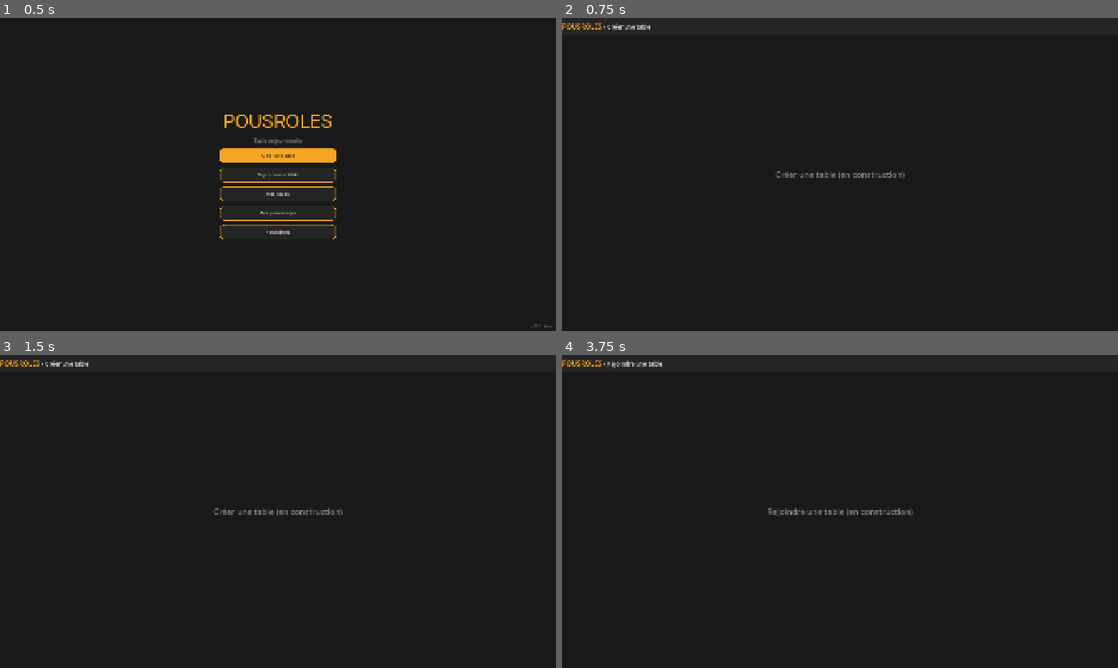
Above: before the commit, frames 1-4 (two rows, left to right).
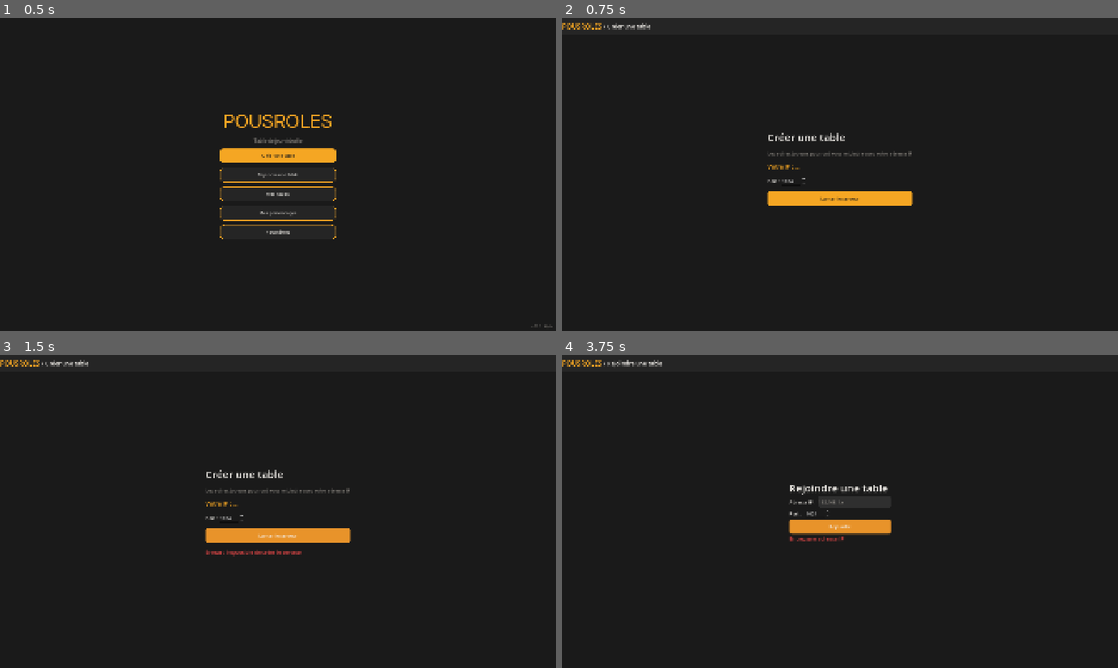
Above: after the commit, the same moments.

Repository: OznyRin/VTT
Game: Godot game, scene res://scenes/main_menu.tscn
Two runs of this game, one before a commit and one after it. Both use one fixed random seed, a clock stepped at 60 frames per second and the inputs below.
Inputs (mouse positions are in pixels of both pictures, inside the frame that each line leads up to):
- Up to frame 1 (0.5 s): no input
- Up to frame 2 (0.75 s): click "Créer une table" at 0.5 s
- Up to frame 3 (1.5 s): click (278, 536) at 1.25 s, where only the run after the commit has a clickable "Lancer le serveur"
- Up to frame 4 (3.75 s): click "POUSROLES" at 2 s; click "Rejoindre une table" at 2.75 s; click (840, 527) at 3.5 s, where only the run after the commit has a clickable "Rejoindre"

Frame 1 is identical in both runs. In frame 2, 2.0% of the frame differs, in the area x 0-64%, y 1-60%; in frame 3, 2.2%, in the area x 0-64%, y 1-65%; in frame 4, 1.7%.

Commit message:
Phase 6 - Connexion réseau serveur/client fonctionnelle

Diff:
--- a/scenes/create_table.tscn
+++ b/scenes/create_table.tscn
@@ -38,18 +38,46 @@
 layout_mode = 2
 text = "/ Créer une table"
 
-[node name="PageTitle" type="Label" parent="." unique_id=243188061]
+[node name="Content" type="VBoxContainer" parent="." unique_id=704755977]
 layout_mode = 1
 anchors_preset = 8
 anchor_left = 0.5
 anchor_top = 0.5
 anchor_right = 0.5
 anchor_bottom = 0.5
-offset_left = -128.0
-offset_top = -11.5
-offset_right = 128.0
-offset_bottom = 11.5
+offset_left = -20.0
+offset_top = -20.0
+offset_right = 20.0
+offset_bottom = 20.0
 grow_horizontal = 2
 grow_vertical = 2
-theme_override_colors/font_color = Color(0.9411765, 0.92941177, 0.9098039, 1)
-text = "Créer une table (en construction)"
+theme_override_constants/separation = 20
+
+[node name="Title" type="Label" parent="Content" unique_id=988195005]
+layout_mode = 2
+text = "Créer une table"
+
+[node name="Info" type="Label" parent="Content" unique_id=1306997684]
+layout_mode = 2
+text = "Les autres joueurs pourront vous rejoindre avec votre adresse IP"
+
+[node name="IPLabel" type="Label" parent="Content" unique_id=2142846528]
+layout_mode = 2
+text = "Votre IP : ..."
+
+[node name="PortRow" type="HBoxContainer" parent="Content" unique_id=781342629]
+layout_mode = 2
+
+[node name="PortLabel" type="Label" parent="Content/PortRow" unique_id=387167000]
+layout_mode = 2
+text = "Port :"
+
+[node name="PortSpin" type="SpinBox" parent="Content/PortRow" unique_id=811048561]
+layout_mode = 2
+
+[node name="BtnHost" type="Button" parent="Content" unique_id=563417826]
+layout_mode = 2
+text = "Lancer le serveur"
+
+[node name="Status" type="Label" parent="Content" unique_id=1590631666]
+layout_mode = 2
--- a/scenes/join_table.tscn
+++ b/scenes/join_table.tscn
@@ -38,18 +38,50 @@
 layout_mode = 2
 text = "/ Rejoindre une table"
 
-[node name="PageTitle" type="Label" parent="." unique_id=1387352706]
+[node name="Content" type="VBoxContainer" parent="." unique_id=1745388646]
 layout_mode = 1
 anchors_preset = 8
 anchor_left = 0.5
 anchor_top = 0.5
 anchor_right = 0.5
 anchor_bottom = 0.5
-offset_left = -128.0
-offset_top = -11.5
-offset_right = 128.0
-offset_bottom = 11.5
+offset_left = -20.0
+offset_top = -20.0
+offset_right = 20.0
+offset_bottom = 20.0
 grow_horizontal = 2
 grow_vertical = 2
-theme_override_colors/font_color = Color(0.9411765, 0.92941177, 0.9098039, 1)
-text = "Rejoindre une table (en construction)"
+
+[node name="Title" type="Label" parent="Content" unique_id=447360348]
+layout_mode = 2
+text = "Rejoindre une table"
+
+[node name="IPRow" type="HBoxContainer" parent="Content" unique_id=1081915218]
+layout_mode = 2
+theme_override_constants/separation = 12
+
+[node name="IPLabel" type="Label" parent="Content/IPRow" unique_id=200844572]
+layout_mode = 2
+text = "Adresse IP :"
+
+[node name="IPEdit" type="LineEdit" parent="Content/IPRow" unique_id=31241030]
+layout_mode = 2
+placeholder_text = "192.168.1.x"
+
+[node name="PortRow" type="HBoxContainer" parent="Content" unique_id=1621242854]
+layout_mode = 2
+theme_override_constants/separation = 12
+
+[node name="PortLabel" type="Label" parent="Content/PortRow" unique_id=1765206550]
+layout_mode = 2
+text = "Port :"
+
+[node name="PortSpin" type="SpinBox" parent="Content/PortRow" unique_id=435536138]
+layout_mode = 2
+
+[node name="BtnJoin" type="Button" parent="Content" unique_id=81815558]
+layout_mode = 2
+text = "Rejoindre"
+
+[node name="Status" type="Label" parent="Content" unique_id=749788772]
+layout_mode = 2
--- a/scripts/create_table.gd
+++ b/scripts/create_table.gd
@@ -1,8 +1,11 @@
 extends Control
 
 func _ready():
+	# NavBar
 	var nav_style = StyleBoxFlat.new()
 	nav_style.bg_color = Color("#252525")
+	nav_style.border_color = Color("#3A3A3A")
+	nav_style.border_width_bottom = 1
 	$NavBar.add_theme_stylebox_override("panel", nav_style)
 
 	var home_style = StyleBoxEmpty.new()
@@ -16,10 +19,65 @@
 	$NavBar/HBoxContainer/NavTitle.add_theme_color_override("font_color", Color("#F0EDE8"))
 	$NavBar/HBoxContainer/NavTitle.add_theme_font_size_override("font_size", 20)
 
-	$PageTitle.add_theme_font_size_override("font_size", 28)
-	$PageTitle.add_theme_color_override("font_color", Color("#8A8680"))
+	# Style contenu
+	$Content/Title.add_theme_font_size_override("font_size", 36)
+	$Content/Title.add_theme_color_override("font_color", Color("#F0EDE8"))
 
+	$Content/Info.add_theme_color_override("font_color", Color("#8A8680"))
+	$Content/Info.add_theme_font_size_override("font_size", 16)
+
+	$Content/IPLabel.add_theme_color_override("font_color", Color("#F5A623"))
+	$Content/IPLabel.add_theme_font_size_override("font_size", 20)
+
+	$Content/PortRow/PortLabel.add_theme_color_override("font_color", Color("#F0EDE8"))
+	$Content/PortRow/PortSpin.value = 9050
+	$Content/PortRow/PortSpin.min_value = 1024
+	$Content/PortRow/PortSpin.max_value = 65535
+
+	$Content/Status.add_theme_color_override("font_color", Color("#4CAF50"))
+	$Content/Status.add_theme_font_size_override("font_size", 18)
+
+	# Bouton
+	var btn_style = StyleBoxFlat.new()
+	btn_style.bg_color = Color("#F5A623")
+	btn_style.corner_radius_top_left = 8
+	btn_style.corner_radius_top_right = 8
+	btn_style.corner_radius_bottom_left = 8
+	btn_style.corner_radius_bottom_right = 8
+	var btn_hover = btn_style.duplicate()
+	btn_hover.bg_color = Color("#E8932A")
+	$Content/BtnHost.add_theme_stylebox_override("normal", btn_style)
+	$Content/BtnHost.add_theme_stylebox_override("hover", btn_hover)
+	$Content/BtnHost.add_theme_stylebox_override("pressed", btn_hover)
+	$Content/BtnHost.add_theme_color_override("font_color", Color("#1A1A1A"))
+	$Content/BtnHost.custom_minimum_size = Vector2(250, 50)
+
+	$Content/BtnHost.pressed.connect(_on_host_pressed)
 	$NavBar/HBoxContainer/BtnHome.pressed.connect(_on_home_pressed)
 
 func _on_home_pressed():
 	get_tree().change_scene_to_file("res://scenes/main_menu.tscn")
+
+func _on_host_pressed():
+	var port = int($Content/PortRow/PortSpin.value)
+	var peer = ENetMultiplayerPeer.new()
+	var error = peer.create_server(port)
+
+	if error != OK:
+		$Content/Status.text = "Erreur : impossible de créer le serveur"
+		$Content/Status.add_theme_color_override("font_color", Color("#D94444"))
+		return
+
+	multiplayer.multiplayer_peer = peer
+	$Content/Status.text = "Serveur lancé sur le port " + str(port) + " — En attente de joueurs..."
+	$Content/Status.add_theme_color_override("font_color", Color("#4CAF50"))
+	$Content/BtnHost.disabled = true
+
+	multiplayer.peer_connected.connect(_on_peer_connected)
+	multiplayer.peer_disconnected.connect(_on_peer_disconnected)
+
+func _on_peer_connected(id):
+	$Content/Status.text = "Joueur connecté ! (ID: " + str(id) + ")"
+
+func _on_peer_disconnected(id):
+	$Content/Status.text = "Joueur déconnecté (ID: " + str(id) + ")"
--- a/scripts/join_table.gd
+++ b/scripts/join_table.gd
@@ -1,8 +1,11 @@
 extends Control
 
 func _ready():
+	# NavBar
 	var nav_style = StyleBoxFlat.new()
 	nav_style.bg_color = Color("#252525")
+	nav_style.border_color = Color("#3A3A3A")
+	nav_style.border_width_bottom = 1
 	$NavBar.add_theme_stylebox_override("panel", nav_style)
 
 	var home_style = StyleBoxEmpty.new()
@@ -16,10 +19,82 @@
 	$NavBar/HBoxContainer/NavTitle.add_theme_color_override("font_color", Color("#F0EDE8"))
 	$NavBar/HBoxContainer/NavTitle.add_theme_font_size_override("font_size", 20)
 
-	$PageTitle.add_theme_font_size_override("font_size", 28)
-	$PageTitle.add_theme_color_override("font_color", Color("#8A8680"))
+	# Style contenu
+	$Content/Title.add_theme_font_size_override("font_size", 36)
+	$Content/Title.add_theme_color_override("font_color", Color("#F0EDE8"))
 
+	$Content/IPRow/IPLabel.add_theme_color_override("font_color", Color("#F0EDE8"))
+	$Content/PortRow/PortLabel.add_theme_color_override("font_color", Color("#F0EDE8"))
+
+	var edit_style = StyleBoxFlat.new()
+	edit_style.bg_color = Color("#2F2F2F")
+	edit_style.border_color = Color("#4A4A4A")
+	edit_style.border_width_bottom = 1
+	edit_style.corner_radius_top_left = 6
+	edit_style.corner_radius_top_right = 6
+	edit_style.corner_radius_bottom_left = 6
+	edit_style.corner_radius_bottom_right = 6
+	$Content/IPRow/IPEdit.add_theme_stylebox_override("normal", edit_style)
+	$Content/IPRow/IPEdit.add_theme_color_override("font_color", Color("#F0EDE8"))
+	$Content/IPRow/IPEdit.add_theme_color_override("font_placeholder_color", Color("#8A8680"))
+	$Content/IPRow/IPEdit.custom_minimum_size = Vector2(250, 40)
+
+	$Content/PortRow/PortSpin.value = 9050
+	$Content/PortRow/PortSpin.min_value = 1024
+	$Content/PortRow/PortSpin.max_value = 65535
+
+	$Content/Status.add_theme_font_size_override("font_size", 18)
+
+	# Bouton
+	var btn_style = StyleBoxFlat.new()
+	btn_style.bg_color = Color("#F5A623")
+	btn_style.corner_radius_top_left = 8
+	btn_style.corner_radius_top_right = 8
+	btn_style.corner_radius_bottom_left = 8
+	btn_style.corner_radius_bottom_right = 8
+	var btn_hover = btn_style.duplicate()
+	btn_hover.bg_color = Color("#E8932A")
+	$Content/BtnJoin.add_theme_stylebox_override("normal", btn_style)
+	$Content/BtnJoin.add_theme_stylebox_override("hover", btn_hover)
+	$Content/BtnJoin.add_theme_stylebox_override("pressed", btn_hover)
+	$Content/BtnJoin.add_theme_color_override("font_color", Color("#1A1A1A"))
+	$Content/BtnJoin.custom_minimum_size = Vector2(250, 50)
+
+	$Content/BtnJoin.pressed.connect(_on_join_pressed)
 	$NavBar/HBoxContainer/BtnHome.pressed.connect(_on_home_pressed)
 
 func _on_home_pressed():
 	get_tree().change_scene_to_file("res://scenes/main_menu.tscn")
+
+func _on_join_pressed():
+	var ip = $Content/IPRow/IPEdit.text.strip_edges()
+	if ip == "":
+		$Content/Status.text = "Entrez une adresse IP"
+		$Content/Status.add_theme_color_override("font_color", Color("#D94444"))
+		return
+
+	var port = int($Content/PortRow/PortSpin.value)
+	var peer = ENetMultiplayerPeer.new()
+	var error = peer.create_client(ip, port)
+
+	if error != OK:
+		$Content/Status.text = "Erreur de connexion"
+		$Content/Status.add_theme_color_override("font_color", Color("#D94444"))
+		return
+
+	multiplayer.multiplayer_peer = peer
+	$Content/Status.text = "Connexion en cours..."
+	$Content/Status.add_theme_color_override("font_color", Color("#F5A623"))
+	$Content/BtnJoin.disabled = true
+
+	multiplayer.connected_to_server.connect(_on_connected)
+	multiplayer.connection_failed.connect(_on_connection_failed)
+
+func _on_connected():
+	$Content/Status.text = "Connecté au serveur !"
+	$Content/Status.add_theme_color_override("font_color", Color("#4CAF50"))
+
+func _on_connection_failed():
+	$Content/Status.text = "Connexion échouée — vérifiez l'IP et le port"
+	$Content/Status.add_theme_color_override("font_color", Color("#D94444"))
+	$Content/BtnJoin.disabled = false
